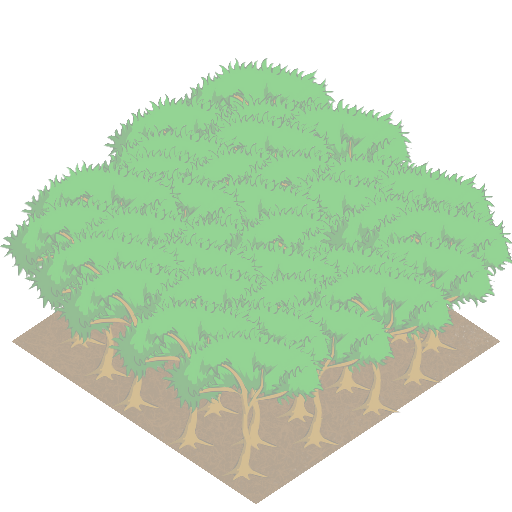
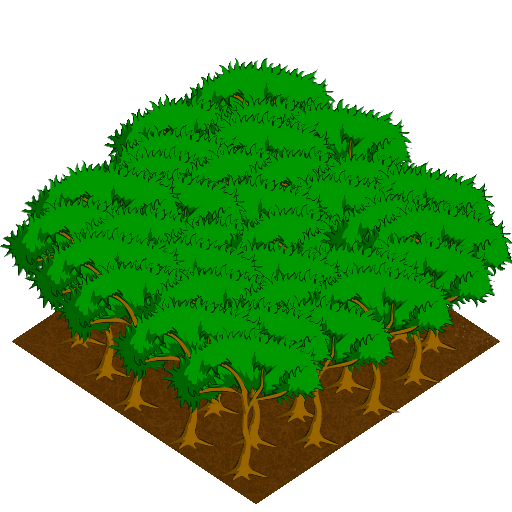
Layer changes from the first 512x512 image to the second:
hid "fake frame" over <box>0,58,512,504</box>
